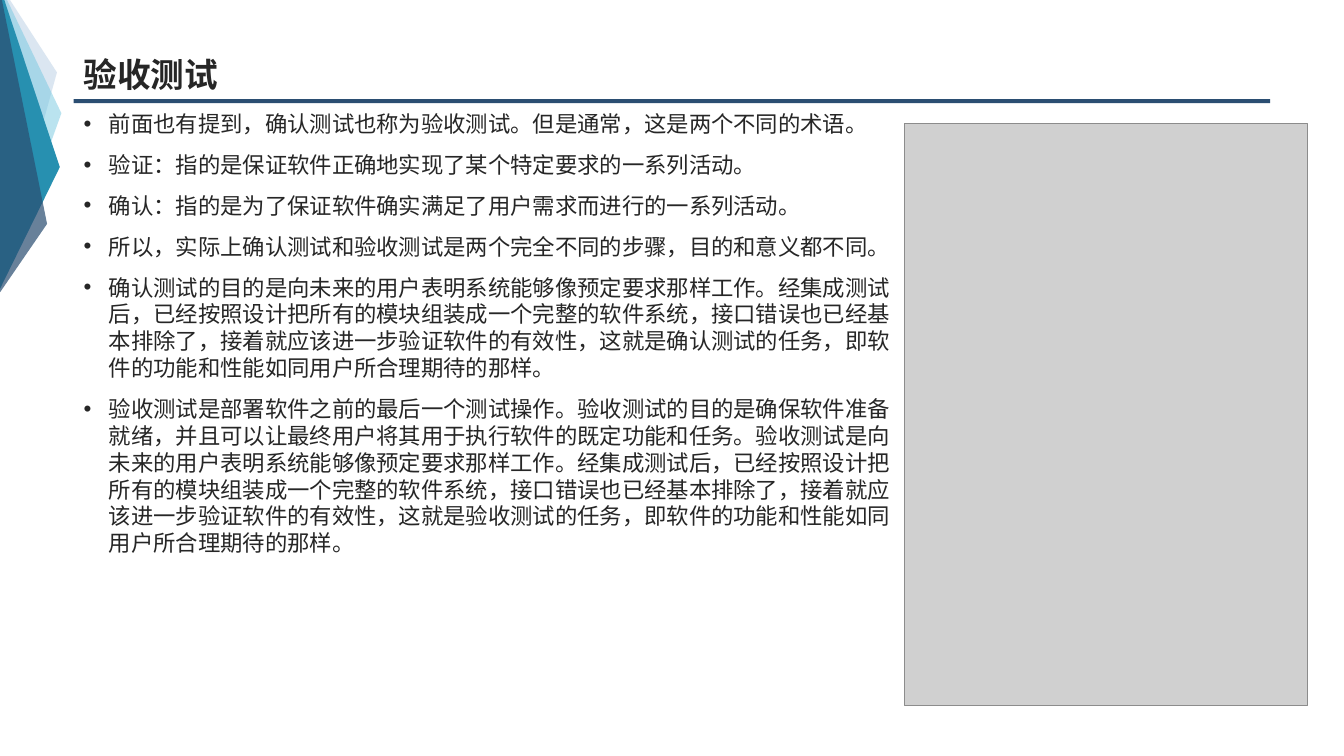
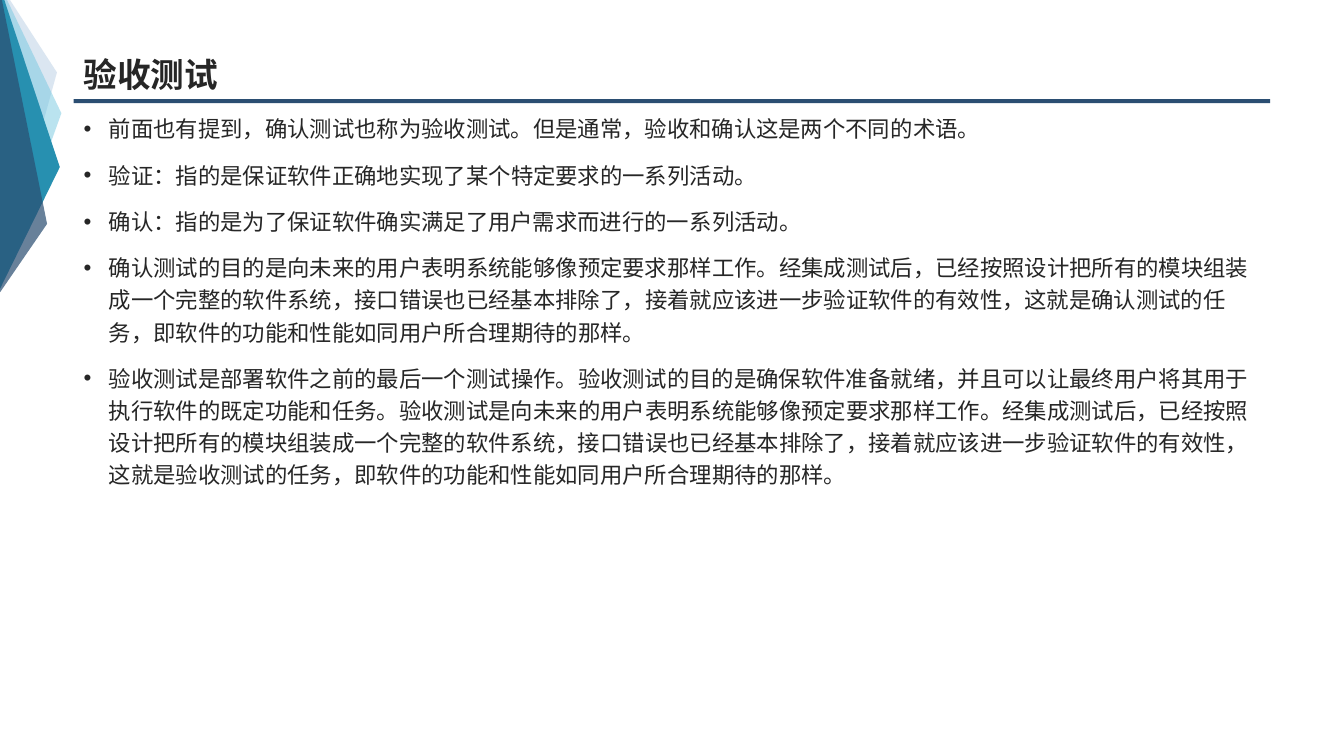
Before and after one commit to group-fourteen/G14-, a slide deck: slide 9 of 翻转课堂/7.5确认测试.ppt. Drawn at 1344x756 pixels with LibreOffice and Linux fonts; fonts in the diff are those of the drawing; grey boxes stand for pictures. Boxes give left, top, right and bottom in pixels: in the first picture for what was removed or moved away, otherwise in the second. Text is boxed around its words. In the diff, an @@ line names an element or a change of style, - is before the commit and + after.

```diff
--- a/翻转课堂/7.5确认测试.ppt
+++ b/翻转课堂/7.5确认测试.ppt
@@ text at (109, 118, 980, 139): text changed @@
-• 前面也有提到，确认测试也称为验收测试。但是通常，这是两个不同的术语。
+• 前面也有提到，确认测试也称为验收测试。但是通常，验收和确认这是两个不同的术语。
@@ picture removed at (904, 123, 1307, 705) @@
@@ text at (109, 165, 1248, 485): line spacing 1 to 1.2 @@
@@ text at (109, 236, 890, 257): paragraph removed @@
-• 所以，实际上确认测试和验收测试是两个完全不同的步骤，目的和意义都不同。
```
Also in this commit, not shown: 40 other slides changed, 6 slides added, 1 slide removed.
